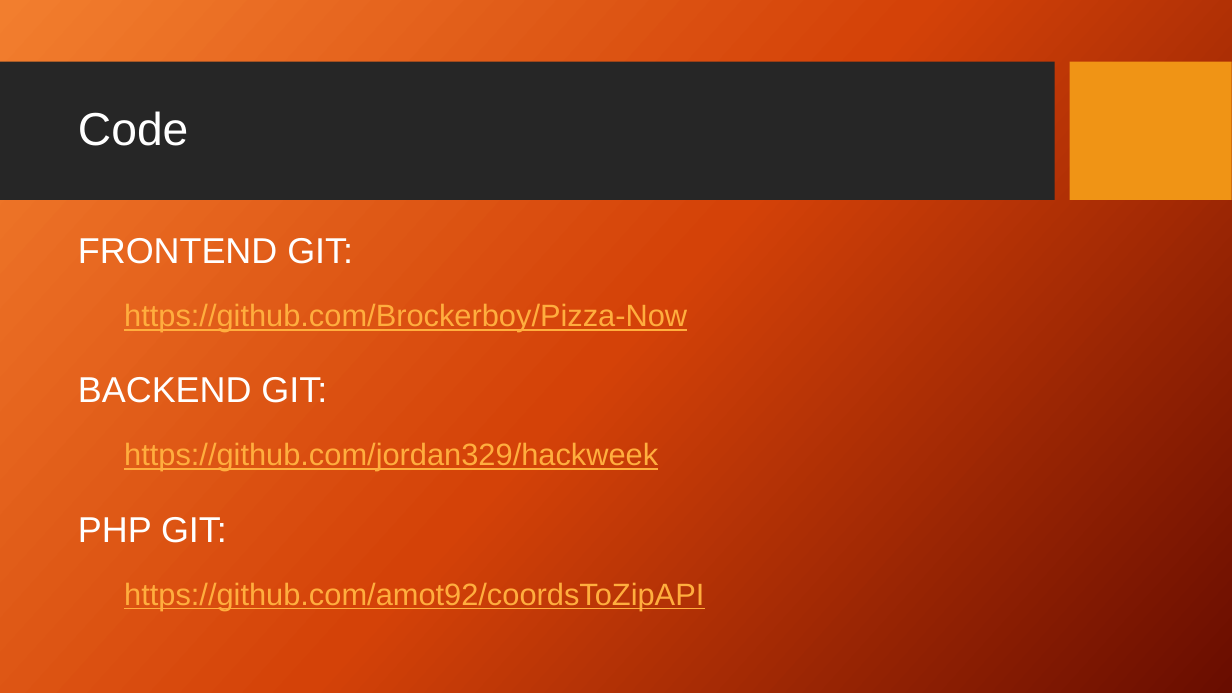
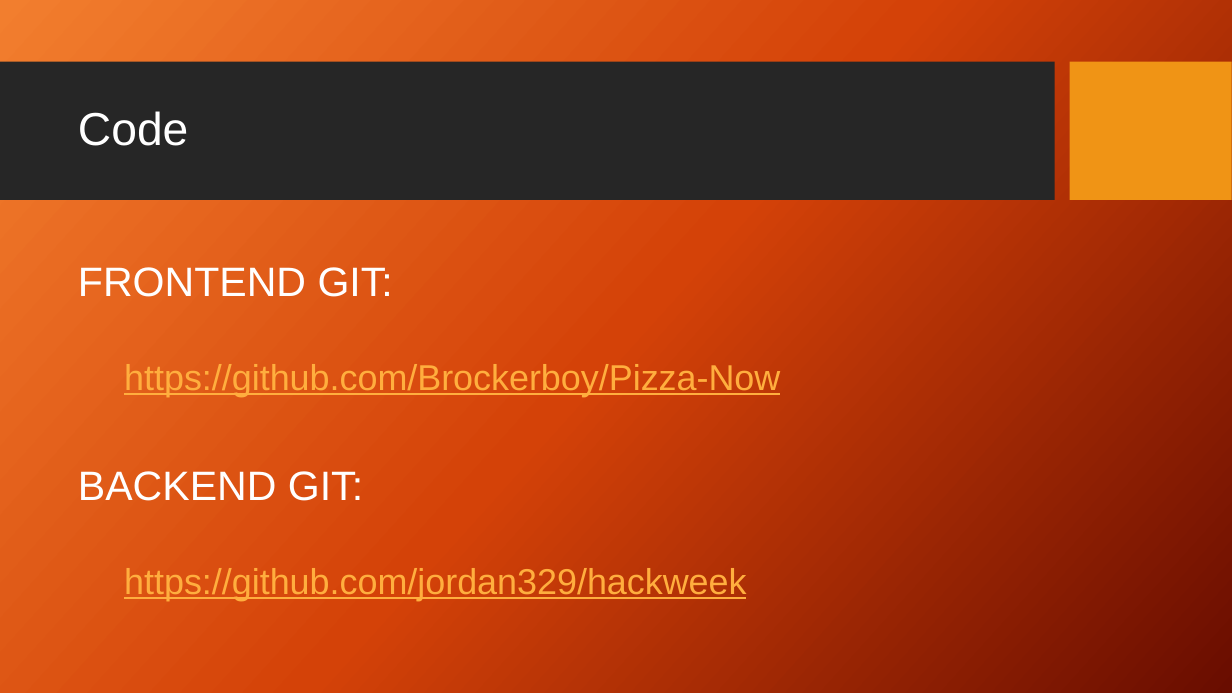
Before and after one commit to Brock-Gibson/Pizza-Now, a slide deck: slide 16 of Presentation/PizzaNow.pptx (slide 17 before the commit). Drawn at 1232x693 pixels with LibreOffice and Linux fonts; fonts in the diff are those of the drawing; background and template pictures are left out. Boxes give left, top, right and bottom in pixels: in the first picture for what was removed or moved away, otherwise in the second. Text is boxed around its words. In the diff, an @@ line names an element or a change of style, - is before the commit and + after.

```diff
--- a/Presentation/PizzaNow.pptx
+++ b/Presentation/PizzaNow.pptx
@@ text "FRONTEND GIT:" at (78,267,780,601): size 28 to 32 pt in "FRONTEND GIT:", "BACKEND GIT:"; size 24 to 28 pt in "https://github.com/Brockerboy/Pizza-Now", "https://github.com/jordan329/hackweek"; line spacing 1.5 to 2 @@
@@ text at (78,517,704,610): paragraphs removed @@
-PHP GIT:
-  https://github.com/amot92/coordsToZipAPI
```
Also in this commit, not shown: 3 other slides changed, 1 slide removed, 3 other files.
